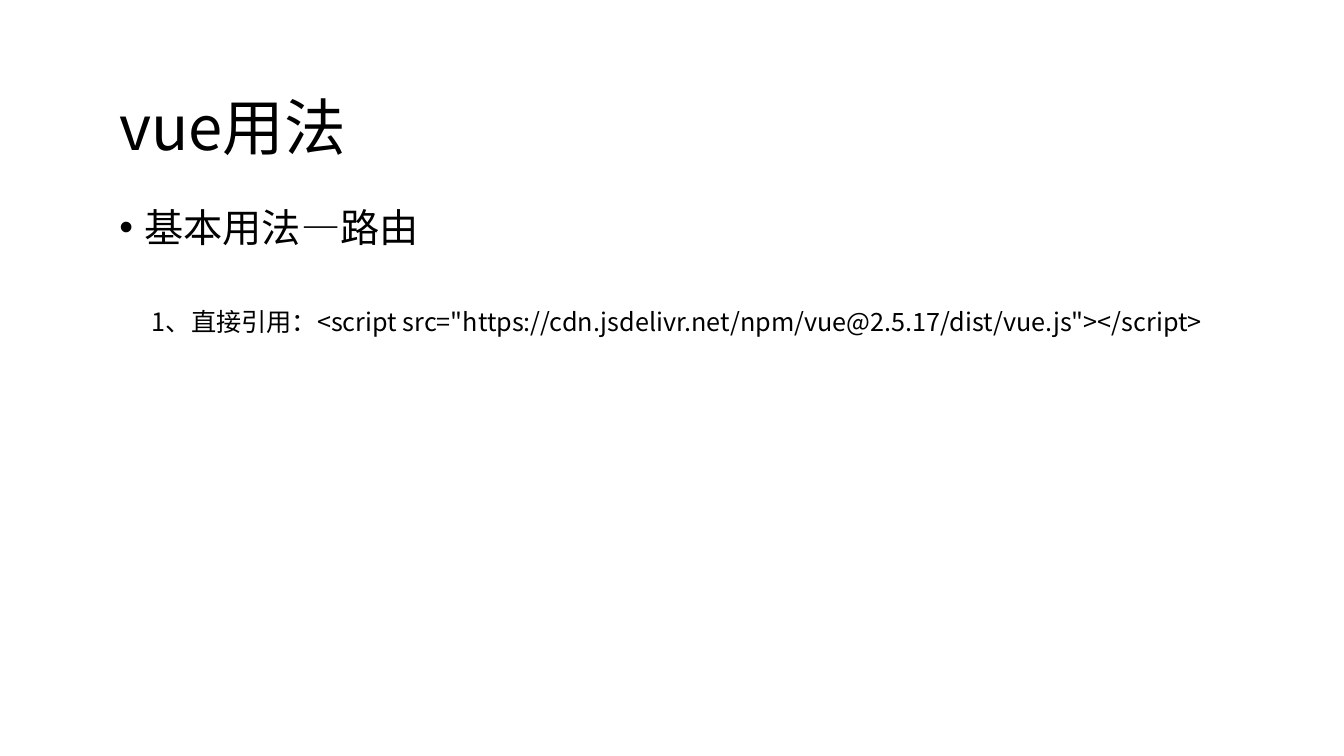
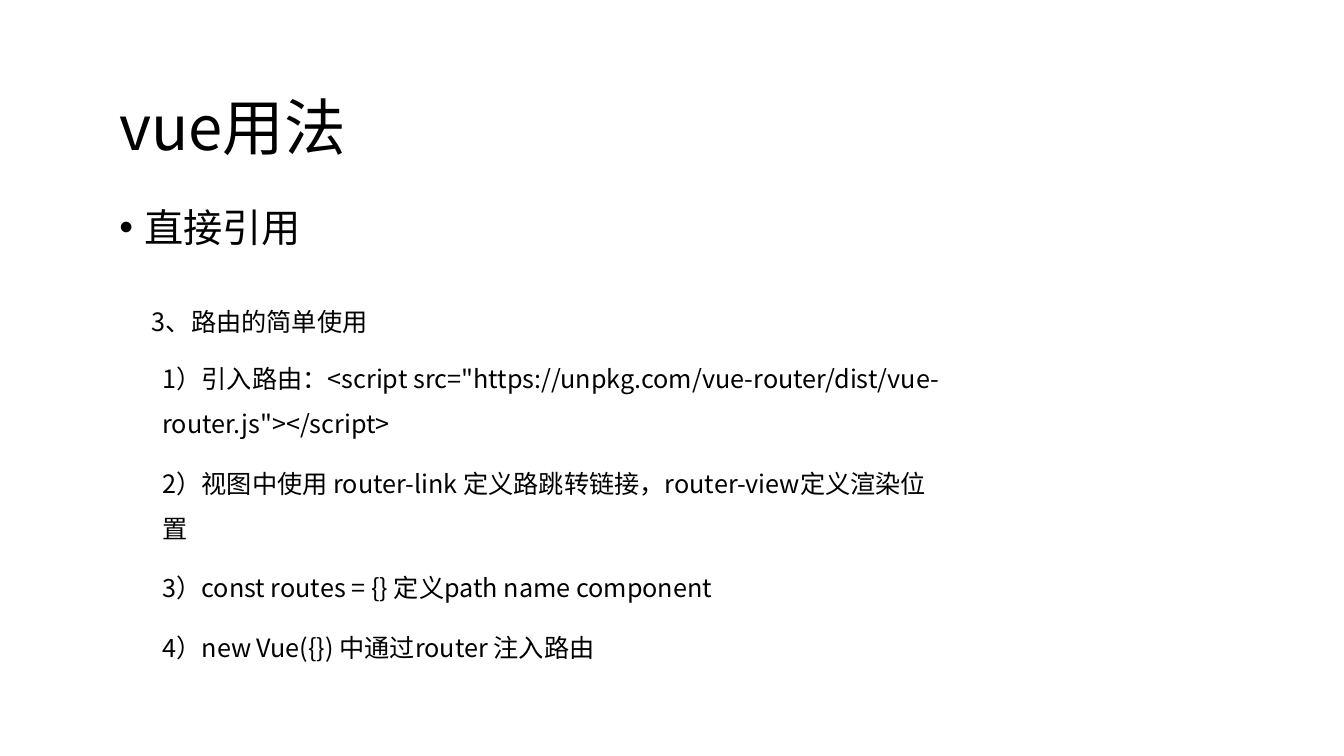
Before and after one commit to candisecandise/gitpractice, a slide deck: slide 28 of 前后端分离初探.pptx (slide 24 before the commit). Drawn at 1344x756 pixels with LibreOffice and Linux fonts; fonts in the diff are those of the drawing. Boxes give left, top, right and bottom in pixels: in the first picture for what was removed or moved away, otherwise in the second. Text is boxed around its words. In the diff, an @@ line names an element or a change of style, - is before the commit and + after.

```diff
--- a/前后端分离初探.pptx
+++ b/前后端分离初探.pptx
@@ text at [144, 209, 301, 245]: text changed @@
-• 基本用法—路由
+• 直接引用
@@ text at [152, 309, 368, 333]: text changed @@
-1、直接引用：<script src="https://cdn.jsdelivr.net/npm/vue@2.5.17/dist/vue.js"></script>
+3、路由的简单使用
@@ text added at [163, 366, 939, 662], 18 pt, text #000000 @@
+1）引入路由：<script src="https://unpkg.com/vue-router/dist/vue-router.js"></script>
+2）视图中使用 router-link 定义路跳转链接，router-view定义渲染位置
+3）const routes = {} 定义path name component
+4）new Vue({}) 中通过router 注入路由
```
Also in this commit, not shown: 15 other slides changed, 7 slides added, 3 slides removed, 22 other files.
